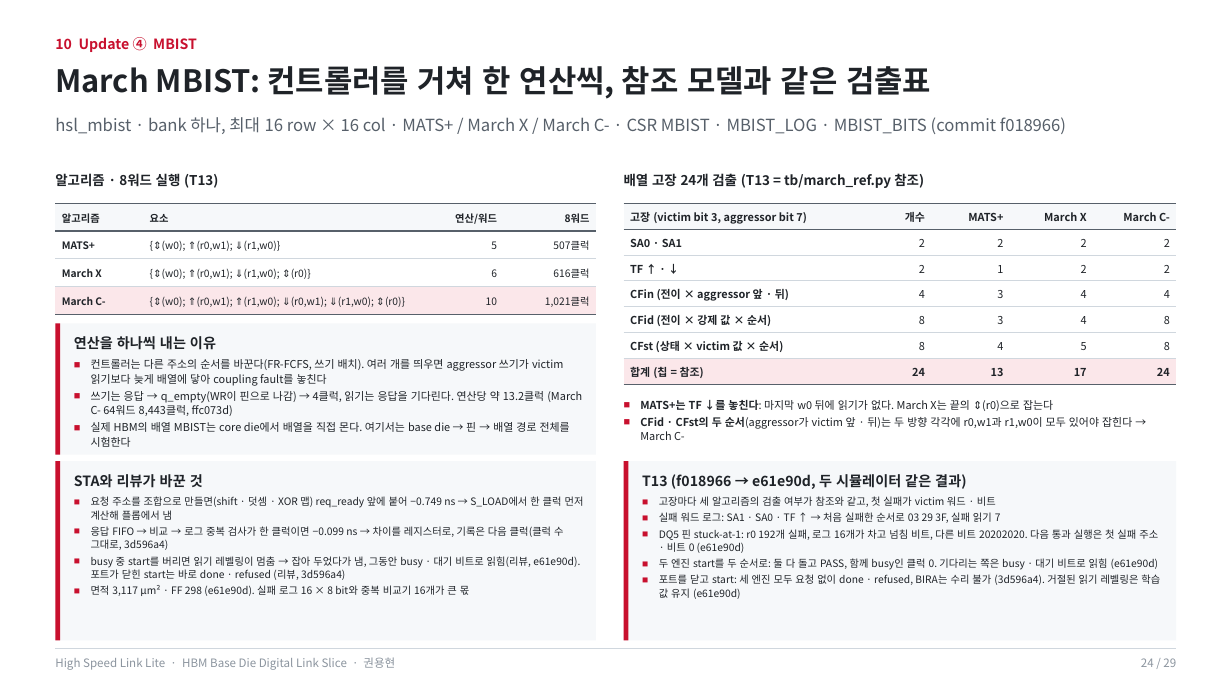
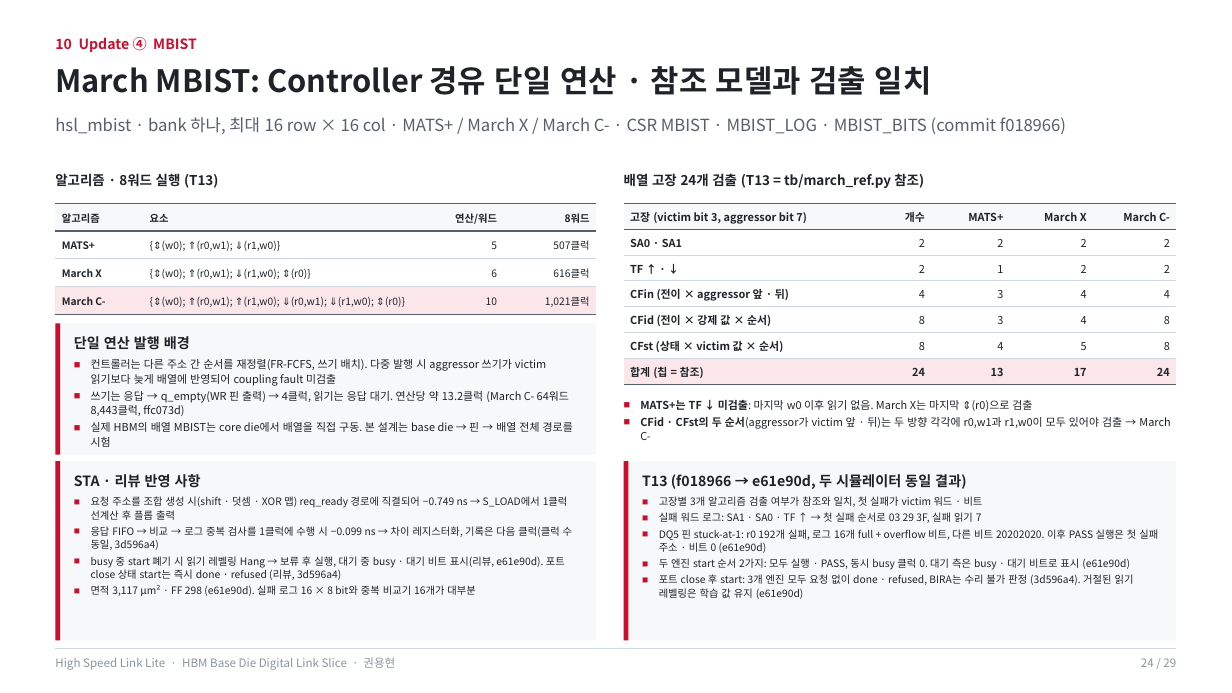
Before and after one commit to yhkwon-git/High_Speed_Link_Lite, a slide deck: slide 24 of portfolio-deck/HighSpeedLinkLite_Portfolio.pptx. Drawn at 1232x693 pixels with LibreOffice and Linux fonts; fonts in the diff are those of the drawing. Boxes give left, top, right and bottom in pixels: in the first picture for what was removed or moved away, otherwise in the second. Text is boxed around its words. In the diff, an @@ line names an element or a change of style, - is before the commit and + after.

```diff
--- a/portfolio-deck/HighSpeedLinkLite_Portfolio.pptx
+++ b/portfolio-deck/HighSpeedLinkLite_Portfolio.pptx
@@ text at box(55, 66, 932, 95): text changed @@
-March MBIST: 컨트롤러를 거쳐 한 연산씩, 참조 모델과 같은 검출표
+March MBIST: Controller 경유 단일 연산 · 참조 모델과 검출 일치
@@ text at box(74, 334, 573, 447): text changed @@
-연산을 하나씩 내는 이유
-■ 컨트롤러는 다른 주소의 순서를 바꾼다(FR-FCFS, 쓰기 배치). 여러 개를 띄우면 aggressor 쓰기가 victim 읽기보다 늦게 배열에 닿아 coupling fault를 놓친다
-■ 쓰기는 응답 → q_empty(WR이 핀으로 나감) → 4클럭, 읽기는 응답을 기다린다. 연산당 약 13.2클럭 (March C- 64워드 8,443클럭, ffc073d)
-■ 실제 HBM의 배열 MBIST는 core die에서 배열을 직접 몬다. 여기서는 base die → 핀 → 배열 경로 전체를 시험한다
+단일 연산 발행 배경
+■ 컨트롤러는 다른 주소 간 순서를 재정렬(FR-FCFS, 쓰기 배치). 다중 발행 시 aggressor 쓰기가 victim 읽기보다 늦게 배열에 반영되어 coupling fault 미검출
+■ 쓰기는 응답 → q_empty(WR 핀 출력) → 4클럭, 읽기는 응답 대기. 연산당 약 13.2클럭 (March C- 64워드 8,443클럭, ffc073d)
+■ 실제 HBM의 배열 MBIST는 core die에서 배열을 직접 구동. 본 설계는 base die → 핀 → 배열 전체 경로를 시험
@@ text at box(640, 400, 1170, 440): text changed @@
-■ MATS+는 TF ↓를 놓친다: 마지막 w0 뒤에 읽기가 없다. March X는 끝의 ⇕(r0)으로 잡는다
-■ CFid · CFst의 두 순서(aggressor가 victim 앞 · 뒤)는 두 방향 각각에 r0,w1과 r1,w0이 모두 있어야 잡힌다 → March C-
+■ MATS+는 TF ↓ 미검출: 마지막 w0 이후 읽기 없음. March X는 마지막 ⇕(r0)으로 검출
+■ CFid · CFst의 두 순서(aggressor가 victim 앞 · 뒤)는 두 방향 각각에 r0,w1과 r1,w0이 모두 있어야 검출 → March C-
@@ text at box(74, 474, 572, 596): text changed @@
-STA와 리뷰가 바꾼 것
-■ 요청 주소를 조합으로 만들면(shift · 덧셈 · XOR 맵) req_ready 앞에 붙어 −0.749 ns → S_LOAD에서 한 클럭 먼저 계산해 플롭에서 냄
-■ 응답 FIFO → 비교 → 로그 중복 검사가 한 클럭이면 −0.099 ns → 차이를 레지스터로, 기록은 다음 클럭(클럭 수 그대로, 3d596a4)
-■ busy 중 start를 버리면 읽기 레벨링이 멈춤 → 잡아 두었다가 냄, 그동안 busy · 대기 비트로 읽힘(리뷰, e61e90d). 포트가 닫힌 start는 바로 done · refused (리뷰, 3d596a4)
-■ 면적 3,117 µm² · FF 298 (e61e90d). 실패 로그 16 × 8 bit와 중복 비교기 16개가 큰 몫
+STA · 리뷰 반영 사항
+■ 요청 주소를 조합 생성 시(shift · 덧셈 · XOR 맵) req_ready 경로에 직결되어 −0.749 ns → S_LOAD에서 1클럭 선계산 후 플롭 출력
+■ 응답 FIFO → 비교 → 로그 중복 검사를 1클럭에 수행 시 −0.099 ns → 차이 레지스터화, 기록은 다음 클럭(클럭 수 동일, 3d596a4)
+■ busy 중 start 폐기 시 읽기 레벨링 Hang → 보류 후 실행, 대기 중 busy · 대기 비트 표시(리뷰, e61e90d). 포트 close 상태 start는 즉시 done · refused (리뷰, 3d596a4)
+■ 면적 3,117 µm² · FF 298 (e61e90d). 실패 로그 16 × 8 bit와 중복 비교기 16개가 대부분
@@ text at box(642, 474, 1158, 599): text changed @@
-T13 (f018966 → e61e90d, 두 시뮬레이터 같은 결과)
-■ 고장마다 세 알고리즘의 검출 여부가 참조와 같고, 첫 실패가 victim 워드 · 비트
-■ 실패 워드 로그: SA1 · SA0 · TF ↑ → 처음 실패한 순서로 03 29 3F, 실패 읽기 7
-■ DQ5 핀 stuck-at-1: r0 192개 실패, 로그 16개가 차고 넘침 비트, 다른 비트 20202020. 다음 통과 실행은 첫 실패 주소 · 비트 0 (e61e90d)
-■ 두 엔진 start를 두 순서로: 둘 다 돌고 PASS, 함께 busy인 클럭 0. 기다리는 쪽은 busy · 대기 비트로 읽힘 (e61e90d)
-■ 포트를 닫고 start: 세 엔진 모두 요청 없이 done · refused, BIRA는 수리 불가 (3d596a4). 거절된 읽기 레벨링은 학습 값 유지 (e61e90d)
+T13 (f018966 → e61e90d, 두 시뮬레이터 동일 결과)
+■ 고장별 3개 알고리즘 검출 여부가 참조와 일치, 첫 실패가 victim 워드 · 비트
+■ 실패 워드 로그: SA1 · SA0 · TF ↑ → 첫 실패 순서로 03 29 3F, 실패 읽기 7
+■ DQ5 핀 stuck-at-1: r0 192개 실패, 로그 16개 full + overflow 비트, 다른 비트 20202020. 이후 PASS 실행은 첫 실패 주소 · 비트 0 (e61e90d)
+■ 두 엔진 start 순서 2가지: 모두 실행 · PASS, 동시 busy 클럭 0. 대기 측은 busy · 대기 비트로 표시 (e61e90d)
+■ 포트 close 후 start: 3개 엔진 모두 요청 없이 done · refused, BIRA는 수리 불가 판정 (3d596a4). 거절된 읽기 레벨링은 학습 값 유지 (e61e90d)
```
Also in this commit, not shown: 26 other slides changed, 1 other file.
